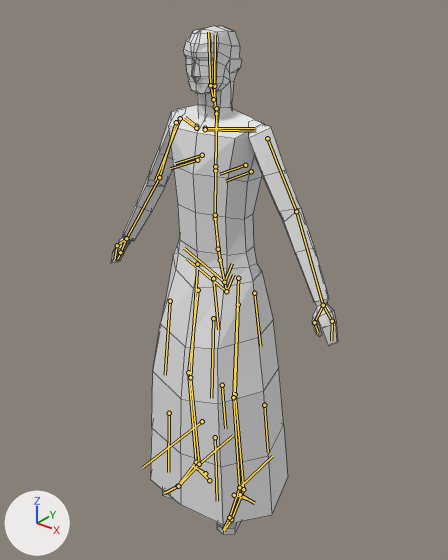
An edit to the Blender file salemstalker/Assets/3D/charatermodel/villagerblank.blend, drawn before and after from the same camera.
The view is the same before and after, from a camera (50 mm lens) standing at (1.282, -1.554, 1.992) and looking at (0.007, 0.04, 1.003). The lights are fixed; the arrows at lower left show +X, +Y and +Z. The picture after the commit comes second. The bones that change, and the others that lie on the model, are drawn over the model as lines. Mesh edges are drawn as thin lines.
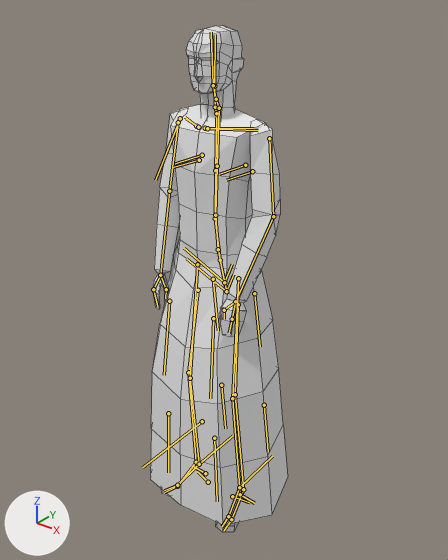
The newer file adds an action. The first version stands in its rest pose; the second is drawn at frame 1 of the action 'idle'.

What differs and where, as boxes (x1, y1, x2, y2) in the pictures (448 x 560 px):
'Cube', posed: before (150, 105, 288, 534); after (150, 104, 288, 532)
'Cube.002', posed (44% narrower): before (111, 110, 337, 346); after (153, 111, 280, 337)
'Cube.003', posed: before (184, 26, 242, 119); after (186, 25, 244, 118)
bone 'upper_arm.L', root to tip: before (267, 138) to (296, 211); after (269, 138) to (273, 216)
bone 'forearm.L', root to tip: before (296, 211) to (323, 305); after (273, 216) to (235, 301)
bone 'hand.L', root to tip: before (323, 305) to (332, 321); after (235, 301) to (232, 319)
bone 'forearm.L.001', root to tip: before (323, 305) to (314, 322); after (235, 301) to (224, 310)
bone 'upper_arm.R', root to tip: before (176, 122) to (159, 177); after (178, 122) to (169, 191)
bone 'forearm.R', root to tip: before (159, 177) to (126, 238); after (169, 191) to (160, 275)
bone 'forearm.R.001', root to tip: before (126, 238) to (120, 252); after (160, 275) to (166, 289)
bone 'foot.L', root to tip: before (239, 487) to (229, 517); after (239, 487) to (228, 516)
bone 'foot.R', root to tip: before (199, 464) to (178, 486); after (199, 464) to (177, 485)

The change in detail:
Bone 'spine.001' (bone_spine_001) turns from (0, 0, 0) to (-1, 0, 0) degrees about its own x, y and z.
Bone 'upper_arm.L' (bone_upper_arm_l) turns from (0, 0, 0) to (7, 27, -14) degrees about its own x, y and z.
Bone 'forearm.L' (bone_forearm_l) turns from (0, 0, 0) to (14, 14, -8) degrees about its own x, y and z.
Bone 'hand.L' (bone_hand_l) moves from (0.0, 0.0, 0.0) to (0.0, -0.001, -0.001).
Bone 'hand.L' (bone_hand_l) turns from (0, 0, 0) to (-14, 11, -7) degrees about its own x, y and z.
Bone 'forearm.L.001' (bone_forearm_l_001) moves from (0.0, 0.0, 0.0) to (0.001, -0.001, 0.0).
Bone 'forearm.L.001' (bone_forearm_l_001) turns from (0, 0, 0) to (-16, -5, -6) degrees about its own x, y and z.
Bone 'upper_arm.R' (bone_upper_arm_r) turns from (0, 0, 0) to (9, -32, 18) degrees about its own x, y and z.
Bone 'forearm.R' (bone_forearm_r) turns from (0, 0, 0) to (1, -2, 6) degrees about its own x, y and z.
Bone 'forearm.R.001' (bone_forearm_r_001) moves from (0.0, 0.0, 0.0) to (0.001, 0.001, 0.001).
Bone 'forearm.R.001' (bone_forearm_r_001) turns from (0, 0, 0) to (-4, -4, 4) degrees about its own x, y and z.
Bone 'foot.L' (bone_foot_l) turns from (0, 0, 0) to (-7, -2, 0) degrees about its own x, y and z.
Bone 'foot.R' (bone_foot_r) turns from (0, 0, 0) to (-7, 1, 0) degrees about its own x, y and z.
